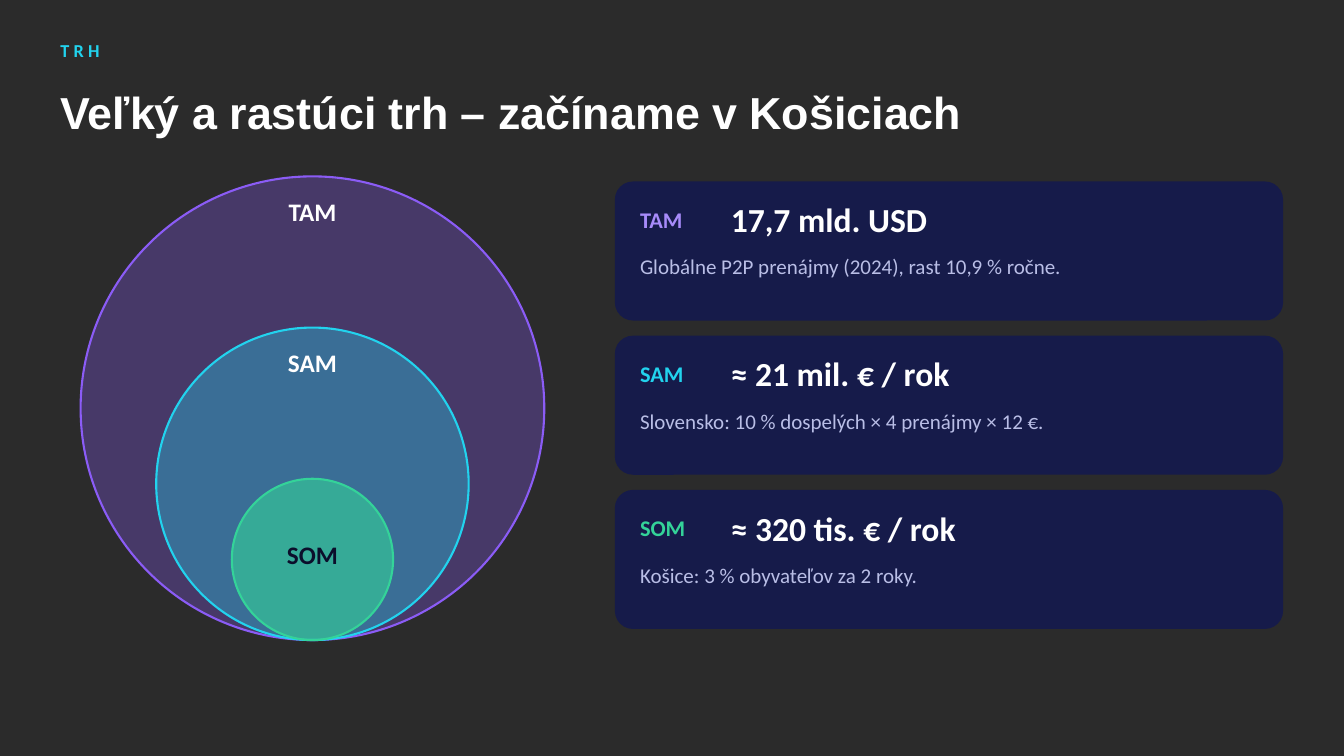
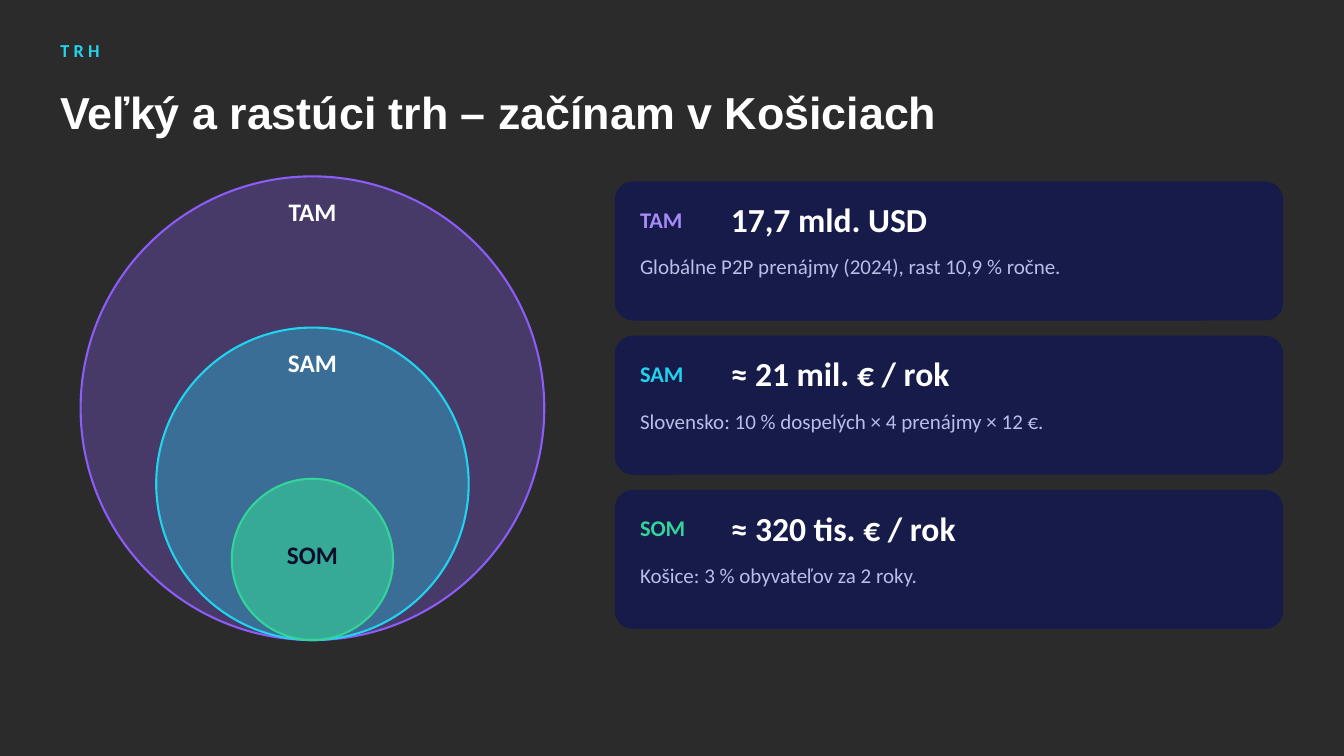
Before and after one commit to samueljurik5-web/shareon, a slide deck: slide 5 of docs/pitch/ShareOn-pitch-deck.pptx. Drawn at 1344x756 pixels with LibreOffice and Linux fonts; fonts in the diff are those of the drawing; background and template pictures are left out; a plain dark background stands for a picture behind light text. Boxes give left, top, right and bottom in pixels: in the first picture for what was removed or moved away, otherwise in the second. Text is boxed around its words. In the diff, an @@ line names an element or a change of style, - is before the commit and + after.

```diff
--- a/docs/pitch/ShareOn-pitch-deck.pptx
+++ b/docs/pitch/ShareOn-pitch-deck.pptx
@@ title at (60, 95, 937, 138): text changed @@
-Veľký a rastúci trh – začíname v Košiciach
+Veľký a rastúci trh – začínam v Košiciach
```
Also in this commit, not shown: 9 other slides changed, 1 other file.
